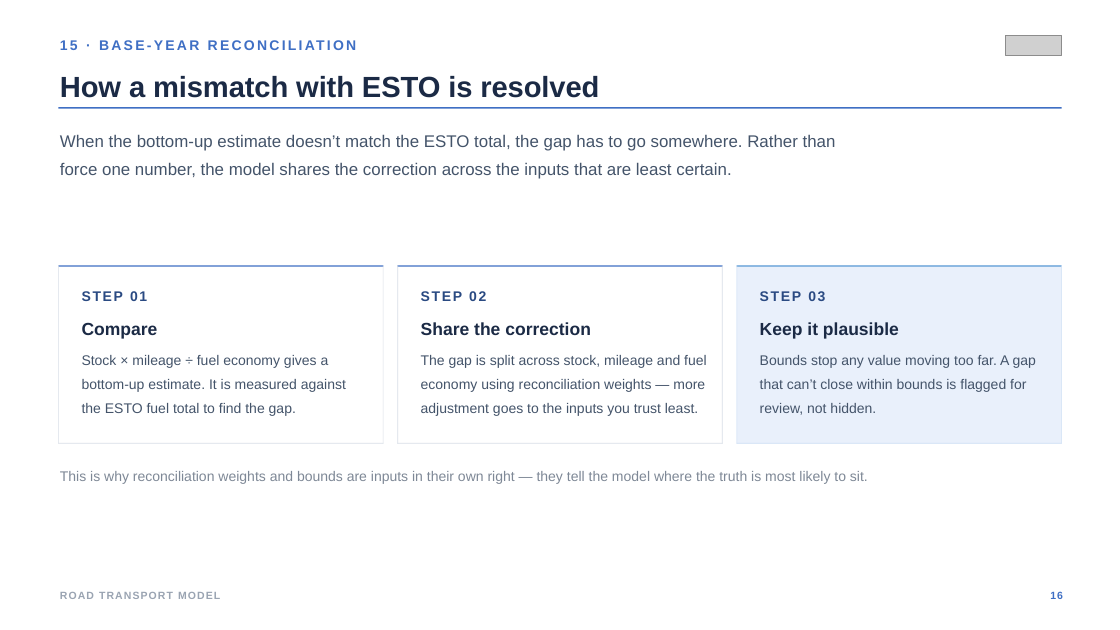
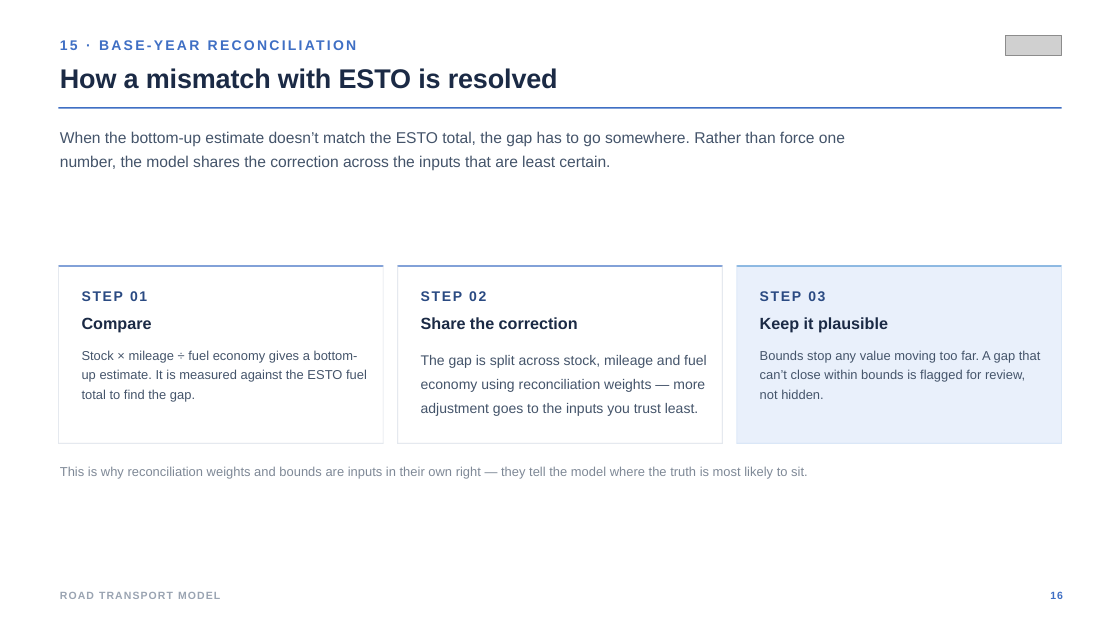
Before and after one commit to asia-pacific-energy-research-centre/leap_road_model, a slide deck: slide 16 of docs/road_model_presentation_plan_1.pptx. Drawn at 1120x630 pixels with LibreOffice and Linux fonts; fonts in the diff are those of the drawing; grey boxes stand for pictures. Boxes give left, top, right and bottom in pixels: in the first picture for what was removed or moved away, otherwise in the second. Text is boxed around its words. In the diff, an @@ line names an element or a change of style, - is before the commit and + after.

```diff
--- a/docs/road_model_presentation_plan_1.pptx
+++ b/docs/road_model_presentation_plan_1.pptx
@@ text "How a mismatch with ESTO ..." at (60, 68, 558, 89): size 37.5 to 34.7 pt; line spacing 1.07 to 0.87 @@
@@ text "When the bottom-up estimate doesn’t ..." at (60, 131, 845, 170): size 21.8 to 20.1 pt; line spacing 1.4 to 1.3 @@
@@ size 22.5 to 20.8 pt; line spacing 1.14 to 0.94 in 3 elements at (82, 317, 152, 333), (421, 317, 578, 329), (760, 317, 888, 333) @@
@@ text "Stock × mileage ÷ fuel ..." at (82, 350, 367, 401): size 18 to 16.6 pt; line spacing 1.44 to 1.24 @@
@@ text "Bounds stop any value moving ..." at (760, 350, 1041, 399): size 18 to 16.6 pt; line spacing 1.44 to 1.24 @@
@@ text "This is why reconciliation weights ..." at (60, 466, 808, 479): size 18 to 16.6 pt; line spacing 1.4 to 1.2 @@
```
Also in this commit, not shown: 14 other slides changed, 6 other files.
